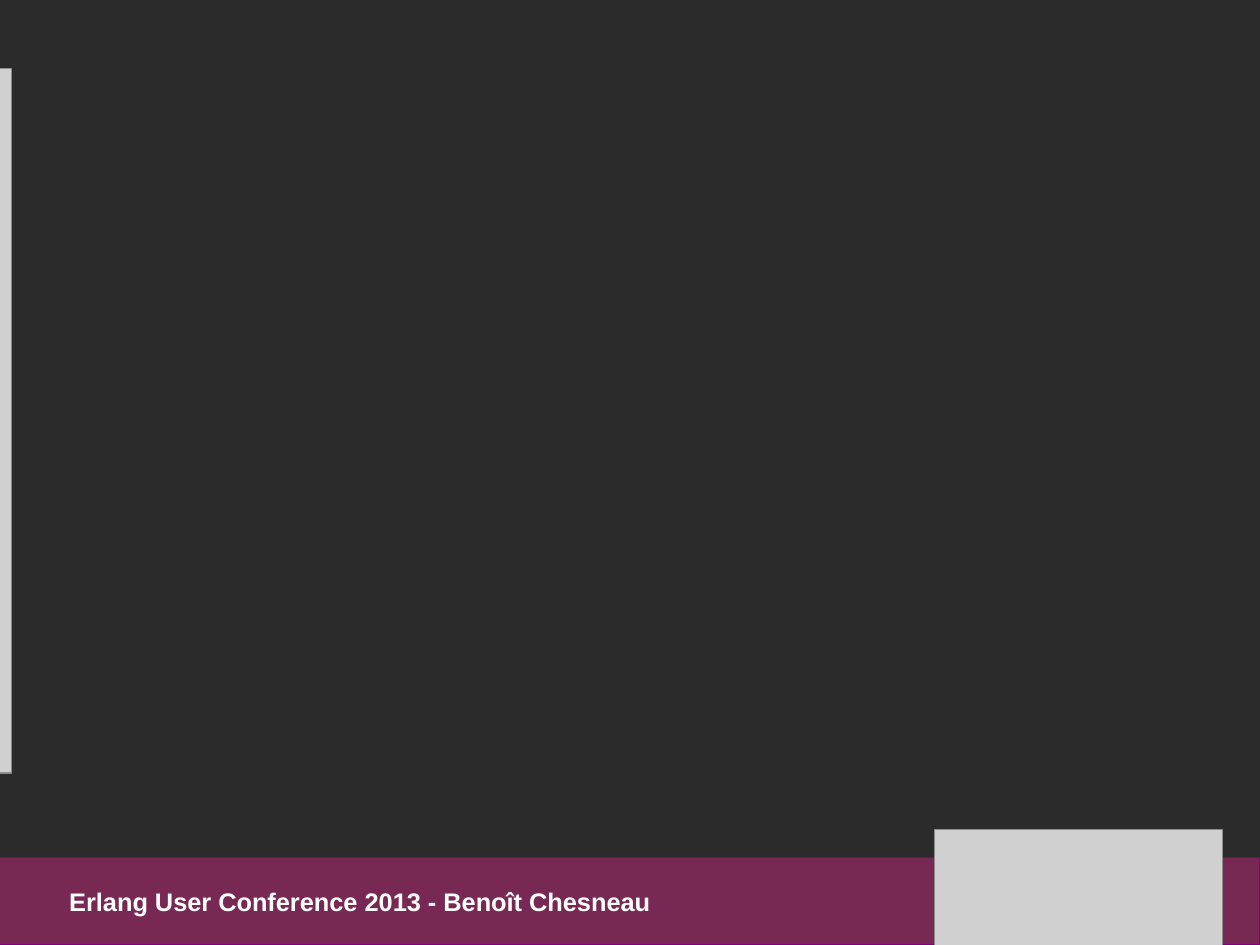
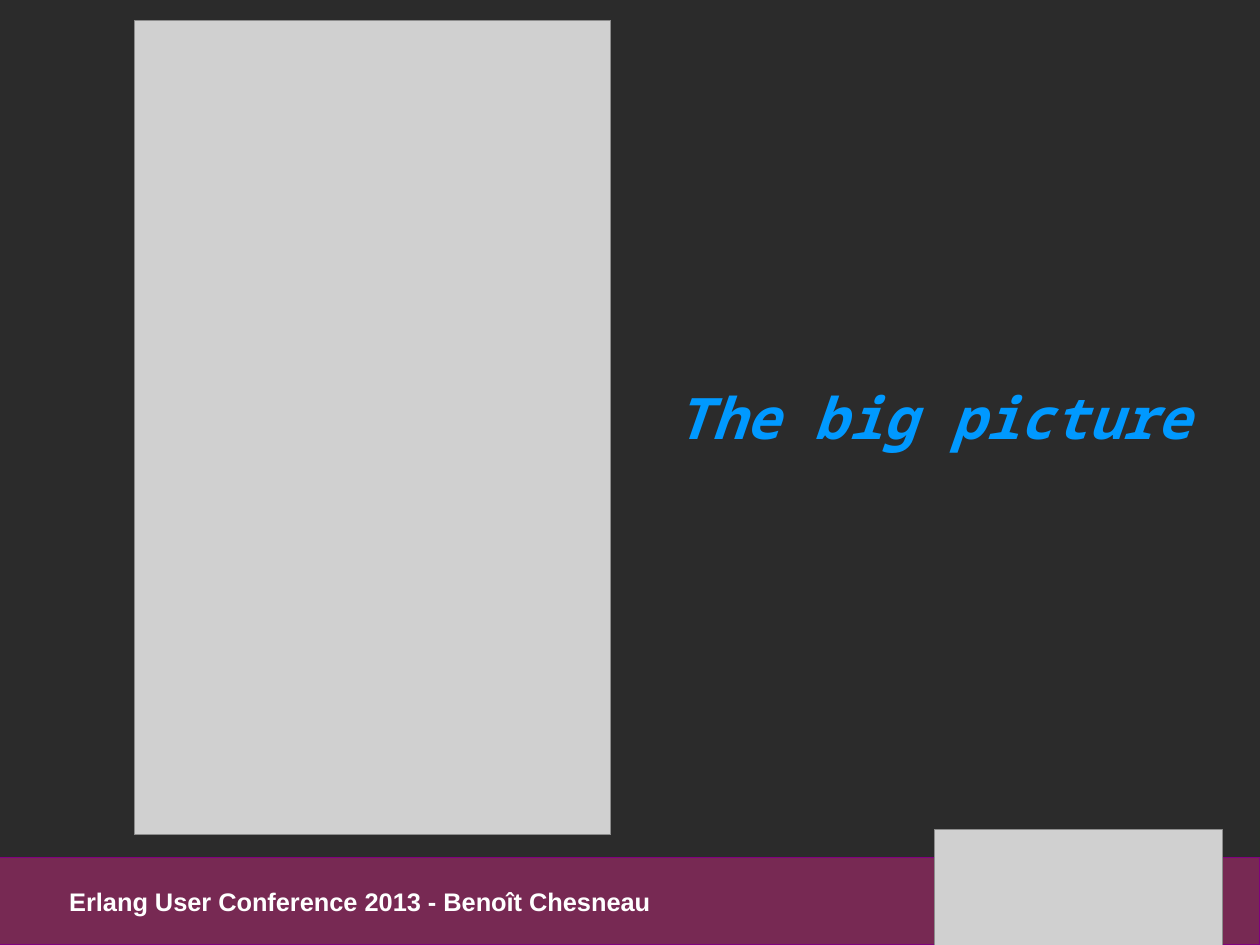
Before and after one commit to refuge/media, a slide deck: slide 3 of slides/pres_refuge_euc2013.odp (slide 32 before the commit). Drawn at 1260x945 pixels with LibreOffice and Linux fonts; fonts in the diff are those of the drawing; grey boxes stand for pictures; background and template pictures are left out; a plain dark background stands for a picture behind light text. Boxes give left, top, right and bottom in pixels: in the first picture for what was removed or moved away, otherwise in the second. Text is boxed around its words. In the diff, an @@ line names an element or a change of style, - is before the commit and + after.

```diff
--- a/slides/pres_refuge_euc2013.odp
+++ b/slides/pres_refuge_euc2013.odp
@@ picture: place and size @@
-picture at [0,69,11,773]
+picture at [134,21,611,835]
@@ text added at [677,394,1191,453], 36 pt, text #0099FF, bold, italic @@
+The big picture
```
Also in this commit, not shown: 10 other slides changed, 3 slides added, 2 other files.
